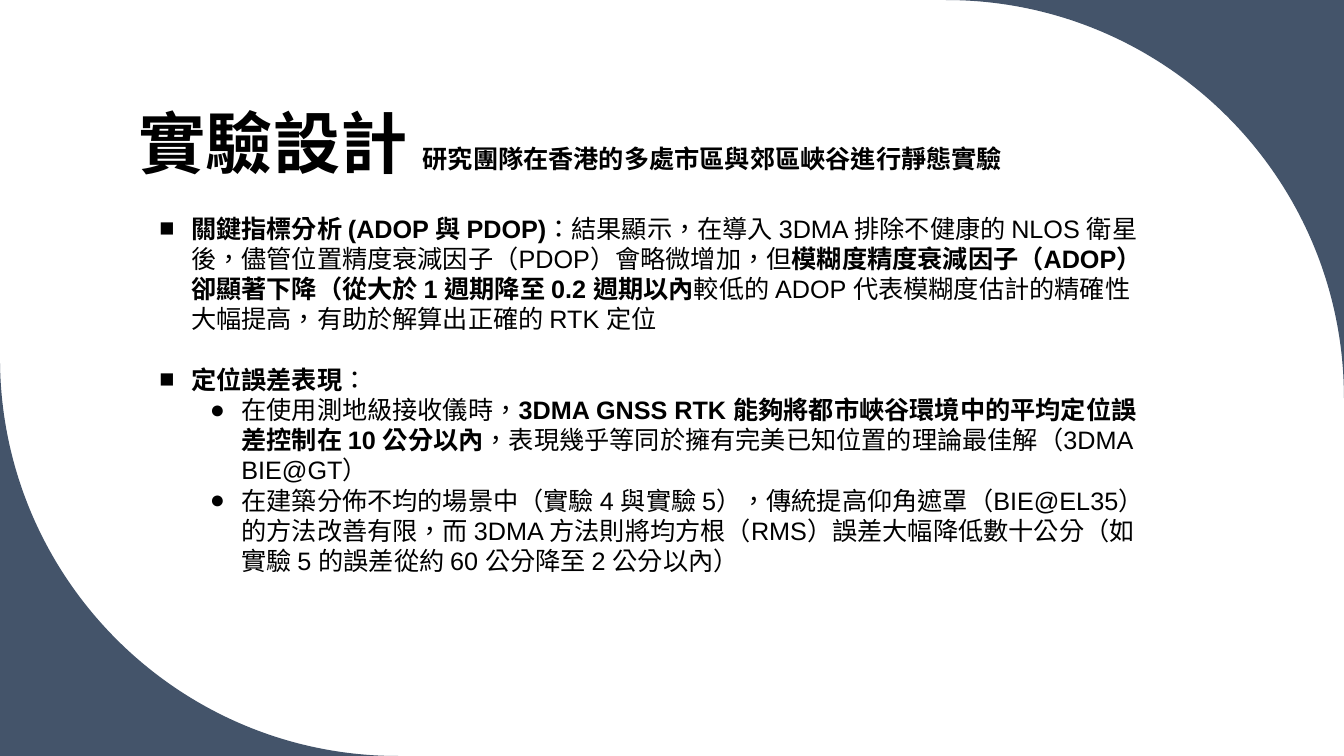
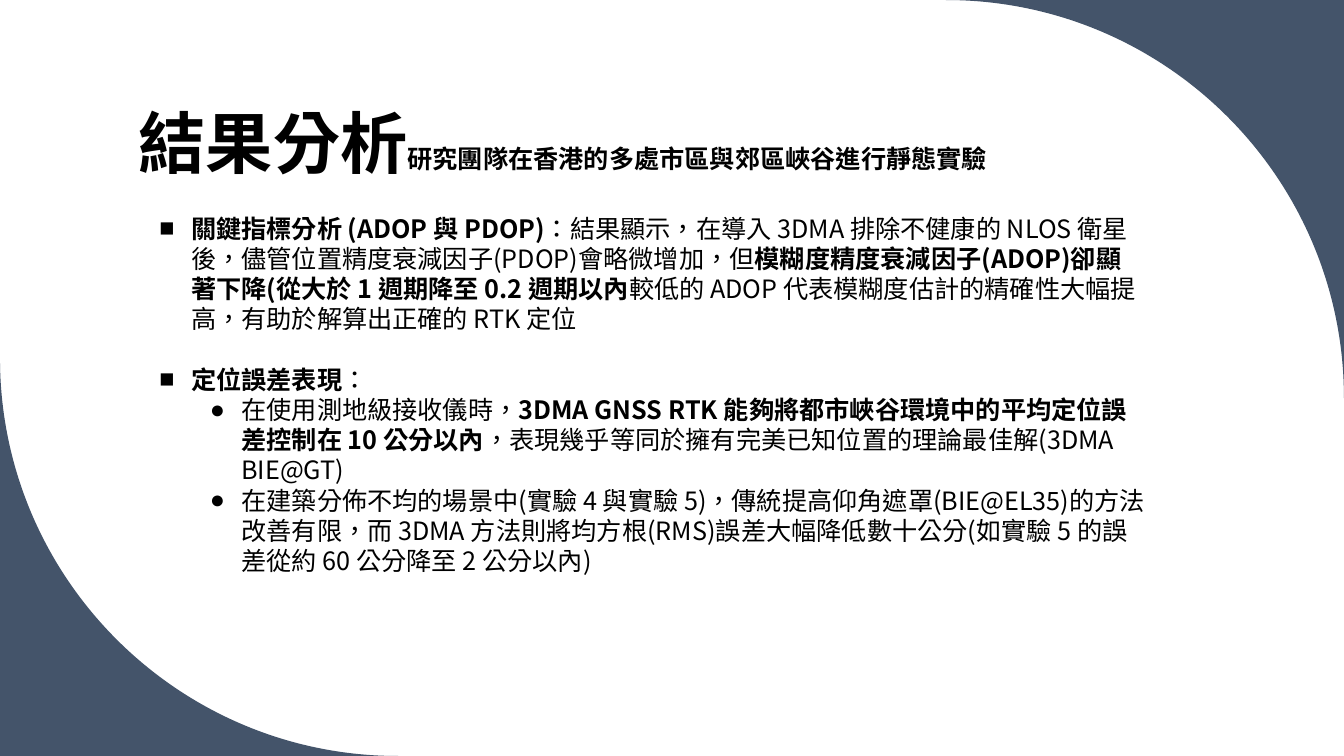
Before and after one commit to cooper35211-max/3D---------GNSS-RTK------------, a slide deck: slide 9 of 3D地圖資料庫輔助GNSSRTK及其在.pptx. Drawn at 1344x756 pixels with LibreOffice and Linux fonts; fonts in the diff are those of the drawing. Boxes give left, top, right and bottom in pixels: in the first picture for what was removed or moved away, otherwise in the second. Text is boxed around its words. In the diff, an @@ line names an element or a change of style, - is before the commit and + after.

```diff
--- a/3D地圖資料庫輔助GNSSRTK及其在.pptx
+++ b/3D地圖資料庫輔助GNSSRTK及其在.pptx
@@ title at [139,110,988,175]: text changed @@
-實驗設計 研究團隊在香港的多處市區與郊區峽谷進行靜態實驗
+結果分析研究團隊在香港的多處市區與郊區峽谷進行靜態實驗
@@ text at [191,216,1136,330]: text changed; font Arial to Noto Sans CJK SC @@
-■ 關鍵指標分析 (ADOP 與 PDOP)：結果顯示，在導入 3DMA 排除不健康的 NLOS 衛星後，儘管位置精度衰減因子（PDOP）會略微增加，但模糊度精度衰減因子（ADOP）卻顯著下降（從大於 1 週期降至 0.2 週期以內較低的 ADOP 代表模糊度估計的精確性大幅提高，有助於解算出正確的 RTK 定位
+■ 關鍵指標分析 (ADOP 與 PDOP)：結果顯示，在導入 3DMA 排除不健康的 NLOS 衛星後，儘管位置精度衰減因子(PDOP)會略微增加，但模糊度精度衰減因子(ADOP)卻顯著下降(從大於 1 週期降至 0.2 週期以內較低的 ADOP 代表模糊度估計的精確性大幅提高，有助於解算出正確的 RTK 定位
@@ text at [241,397,1145,575]: text changed; font Arial to Noto Sans CJK SC @@
-  ● 在使用測地級接收儀時，3DMA GNSS RTK 能夠將都市峽谷環境中的平均定位誤差控制在 10 公分以內，表現幾乎等同於擁有完美已知位置的理論最佳解（3DMA BIE@GT）
-  ● 在建築分佈不均的場景中（實驗 4 與實驗 5），傳統提高仰角遮罩（BIE@EL35）的方法改善有限，而 3DMA 方法則將均方根（RMS）誤差大幅降低數十公分（如實驗 5 的誤差從約 60 公分降至 2 公分以內）
+  ● 在使用測地級接收儀時，3DMA GNSS RTK 能夠將都市峽谷環境中的平均定位誤差控制在 10 公分以內，表現幾乎等同於擁有完美已知位置的理論最佳解(3DMA BIE@GT)
+  ● 在建築分佈不均的場景中(實驗 4 與實驗 5)，傳統提高仰角遮罩(BIE@EL35)的方法改善有限，而 3DMA 方法則將均方根(RMS)誤差大幅降低數十公分(如實驗 5 的誤差從約 60 公分降至 2 公分以內)
```
Also in this commit, not shown: 5 other slides changed, 2 slides added, 2 other files.
